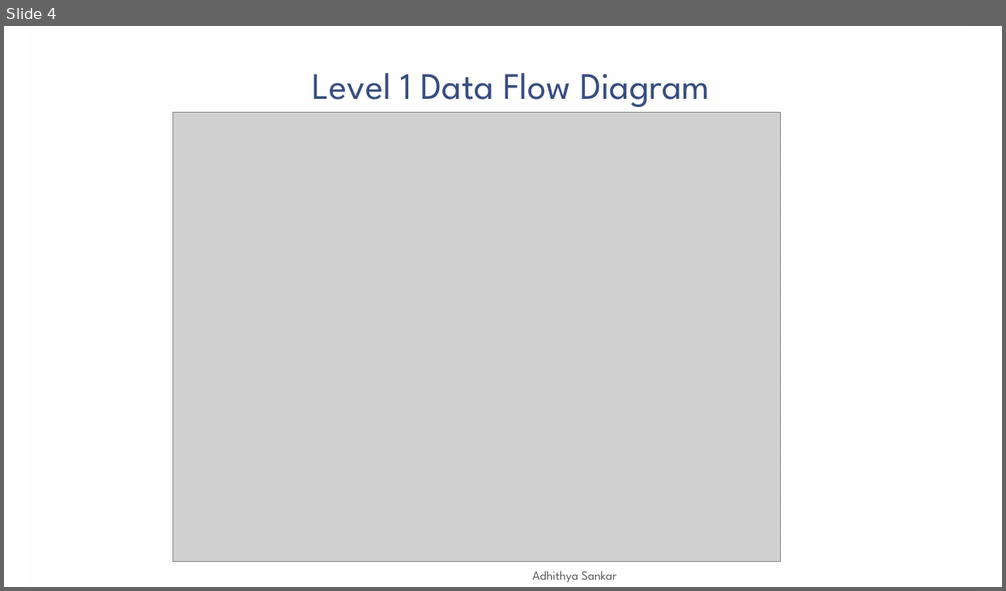
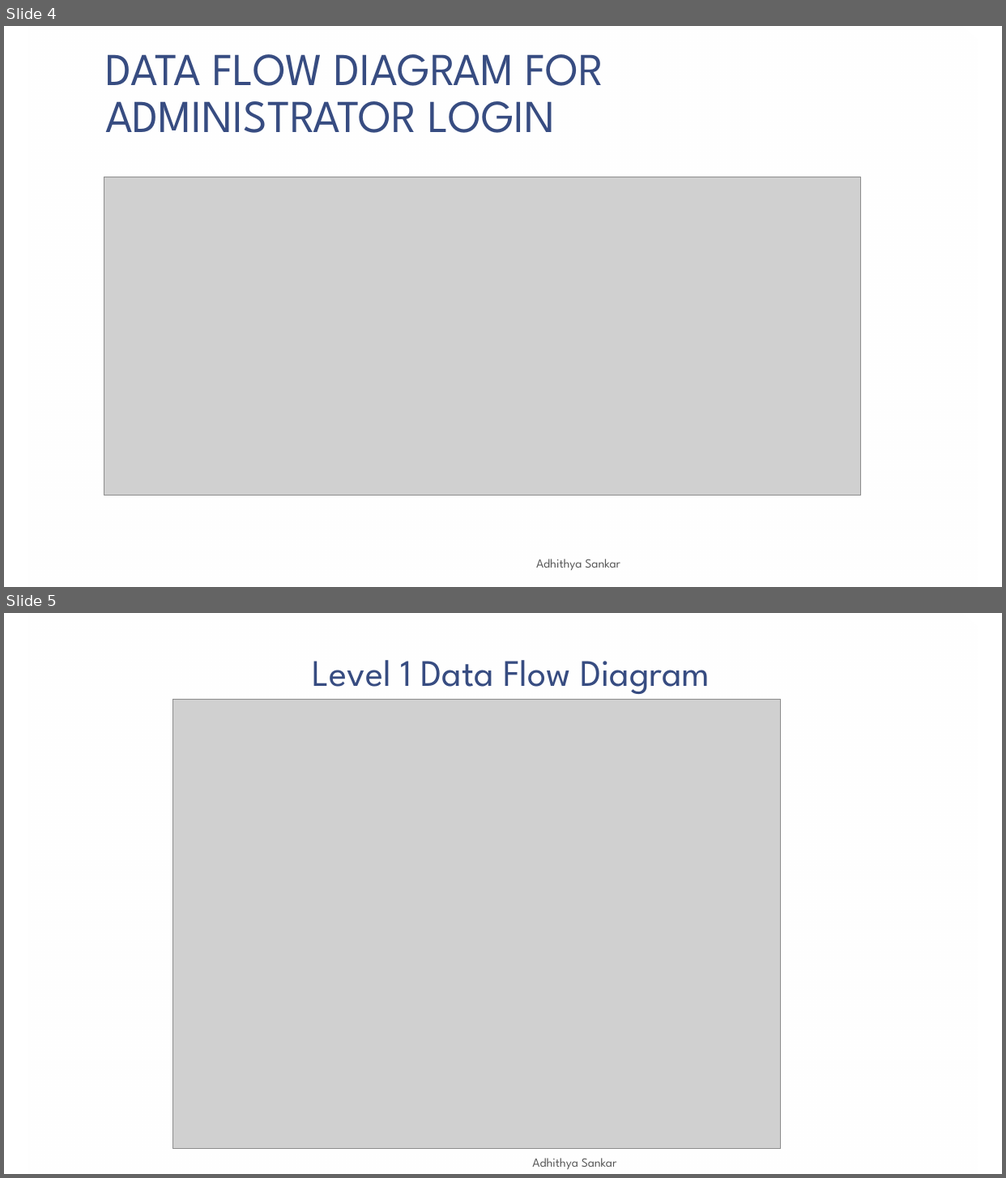
Before and after one commit to adhi85/Library-management, a slide deck: Workflows and dataflows.pptx. Shown one above the other, each under a label of ours: slide 4 before the commit, slides 4 and 5 after it. The pictures are 1006x591 and 1006x1178 pixels, drawn with LibreOffice and Linux fonts; fonts in the diff are those of the drawing; grey boxes stand for pictures; background and template pictures are left out. Boxes give left, top, right and bottom in pixels: in the first picture for what was removed or moved away, otherwise in the second. Text is boxed around its words. In the diff, an @@ line names an element or a change of style, - is before the commit and + after.

```diff
--- a/Workflows and dataflows.pptx
+++ b/Workflows and dataflows.pptx
@@ slide 4 added at (4,26,1002,587), background picture (left out); not listed: 1 template element that a slide beside it also shows @@
@@ title added at (105,54,603,133), 44 pt, text #374C81 @@
+DATA FLOW DIAGRAM FOR ADMINISTRATOR LOGIN
@@ picture added at (104,177,860,495) @@
@@ text added at (536,559,620,570), 12 pt, text #595959 @@
+Adhithya Sankar
@@ what was slide 4 is now slide 5 @@
```
Also in this commit, not shown: 15 other files.
